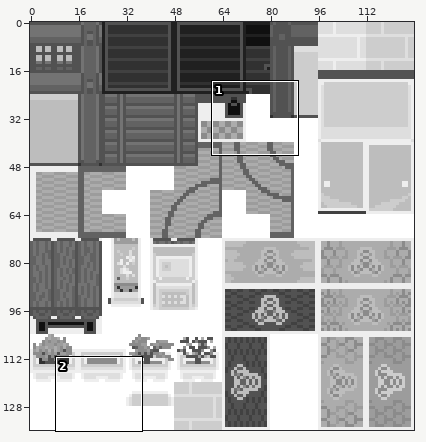
File history of a sprite sheet, data/tilesets/secondary/dewford_gym/tiles.png. The first picture is a wide view before the edit; the outline marks the close-up.
Close-up. Before the commit:
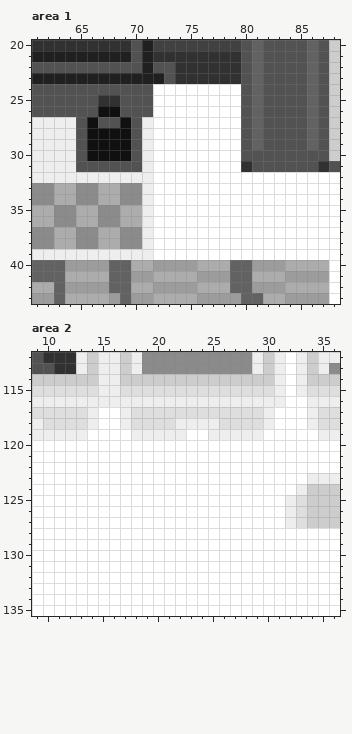
The file is 128x136 pixels. Shown: area 1: x 61..88, y 20..43; area 2: x 9..36, y 112..135.
After the commit:
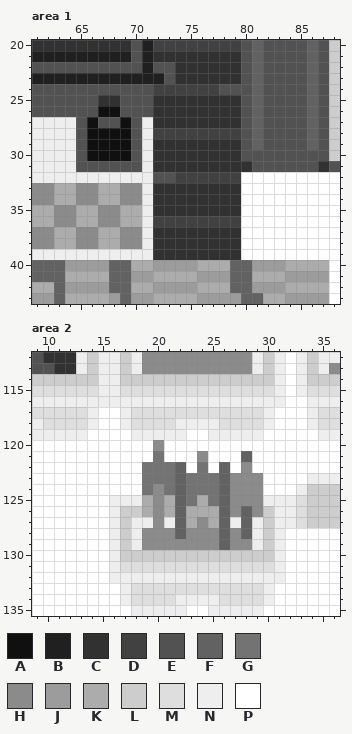
Palette (. is transparent): A #101010  B #202020  C #313131  D #414141  E #525252  F #626262  G #737373  H #8b8b8b  J #9c9c9c  K #acacac  L #cdcdcd  M #dedede  N #eeeeee  P #ffffff
The exact change:
Area 1:
Colour C replaces colour P in rows 25 to 27 at x 72 to 79; in rows 29 to 31 at x 72 to 79; in rows 33 to 35 at x 72 to 79; in rows 37 to 39 at x 72 to 79.
Colour D replaces colour P in row 24 at x 72 to 77; in row 28 at x 72 to 79; in row 32 at x 74 to 79; in row 36 at x 72 to 79.
Colour E replaces colour P in row 24 at x 78 to 79; in row 32 at x 72 to 73.
Area 2:
Colour F replaces colour P in row 121 at x 28; in rows 122 to 125 at x 22 and 26; in rows 126 to 128 at x 22, 26 and 28; in row 129 at x 26.
Colour G replaces colour P in row 121 at x 20; in row 122 at x 19 to 21 and 24; in row 123 at x 19 to 21 and 23 to 25; in row 124 at x 19, 21 and 23 to 25; in row 125 at x 23 and 25.
Colour H replaces colour P in row 120 at x 20; in row 121 at x 24; in row 122 at x 28; in row 123 at x 27 to 29; in rows 124 to 125 at x 20 and 27 to 29; in row 126 at x 20, 27 and 29.
Colour H replaces colour P in row 127 at x 20 and 24; in row 128 at x 19 to 21, 23 to 25 and 27; in row 129 at x 19 to 25 and 27 to 28.
Colour K replaces colour P in row 125 at x 19, 21 and 24; in row 126 at x 19, 21 and 23 to 25; in row 127 at x 23 and 25.
Colour L replaces colour P in row 126 at x 17 to 18 and 30; in rows 127 to 129 at x 17 and 30; in row 130 at x 17 to 30.
Colour M replaces colour P in row 131 at x 17 to 30; in row 133 at x 18 to 29; in row 134 at x 18 to 21 and 26 to 29.
Colour N replaces colour P in row 125 at x 16 to 18 and 30 to 31; in row 126 at x 16 and 31; in row 127 at x 16, 18 to 19, 21, 27, 29 and 31; in rows 128 to 129 at x 16, 18, 29 and 31; in rows 130 to 131 at x 16 and 31; in row 132 at x 16 to 31.
Colour N replaces colour P in row 133 at x 17 and 30; in row 134 at x 17, 22 to 25 and 30; in row 135 at x 18 to 22 and 25 to 29.
Changed places in both close-ups, as pixel boxes (x1, y1, x2, y2):
changed: (153, 84, 241, 260)
changed: (109, 440, 285, 616)
